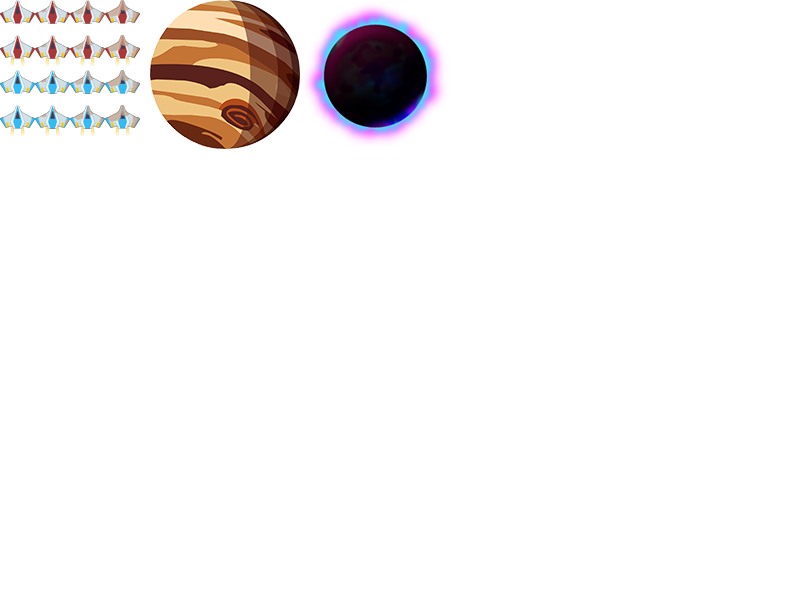
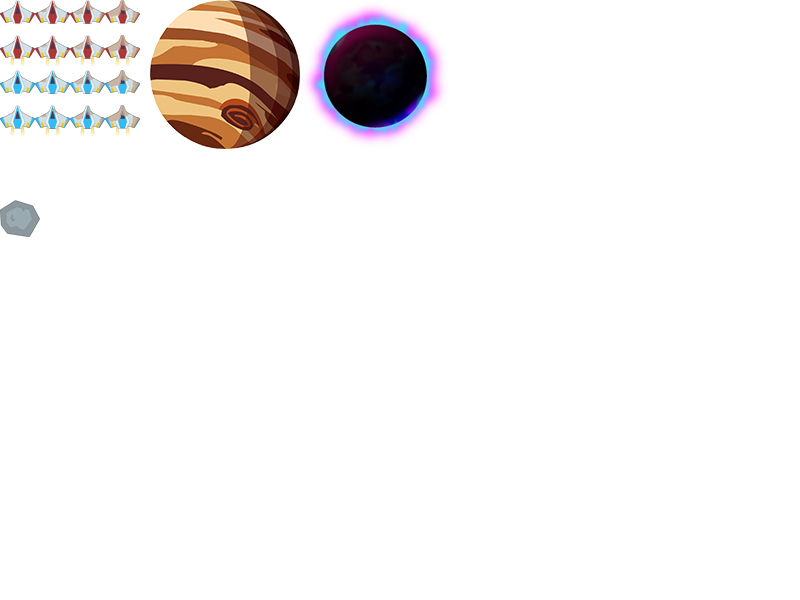
Layers edited between the first and the second 800 × 600 image:
added group "Astroids" with 1 layers above "Background" over box(0, 200, 40, 237)
added layer "Layer 3" in group "Astroids" over box(0, 200, 40, 237)
